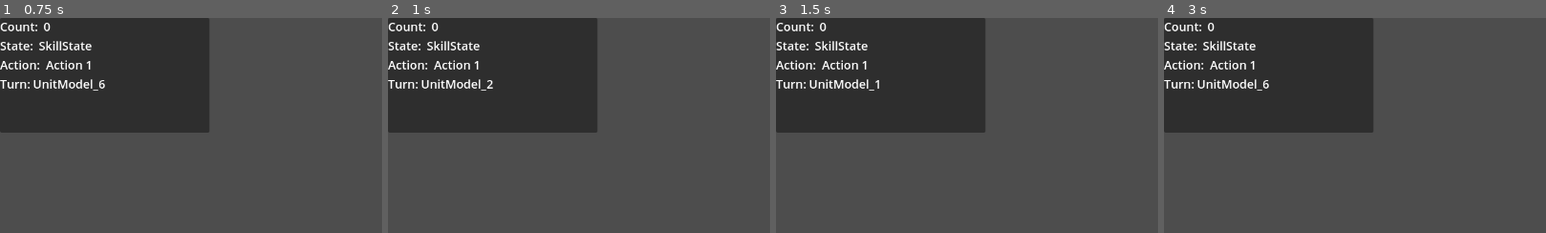
Above: before the commit, frames 1-4 (left to right).
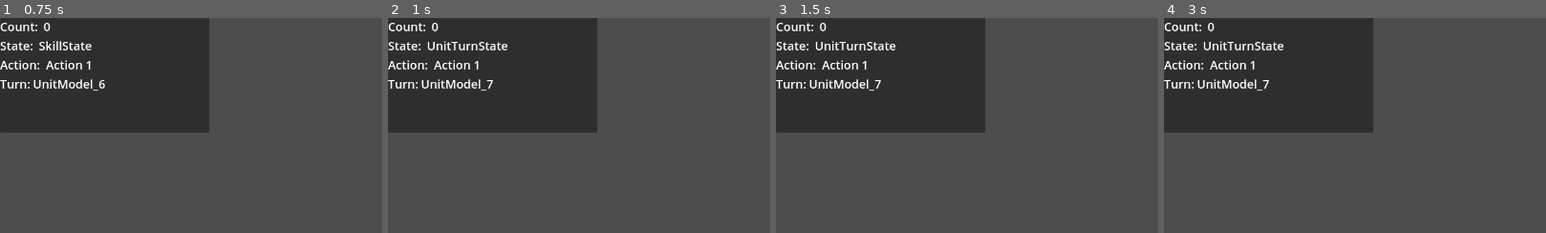
Above: after the commit, the same moments.

Repository: Comotcaiten/re_turnbase_project
Game: Godot game, scene res://test/level_testing.tscn
Same seed, same stepped clock (60 frames per second), same inputs: the game is played once before the commit and once after it.
Inputs:
- Up to frame 1 (0.75 s): tap Enter (ui_accept) at 0.5, 0.6 s; hold Right (ui_right) from 0.53 s (still down)
- Up to frame 2 (1 s): keep holding Right (ui_right); tap Enter (ui_accept) at 0.77 s
- Up to frame 3 (1.5 s): tap Enter (ui_accept) at 1.07, 1.25, 1.35 s; release Right (ui_right) at 1.28 s; hold Left (ui_left) from 1.28 s (still down)
- Up to frame 4 (3 s): tap Enter (ui_accept) at 1.52, 1.82, 2, 2.1, 2.75, 2.85 s; release Left (ui_left) at 2.03 s; hold Right (ui_right) 2.03-2.78 s; hold Up (ui_up) from 2.78 s (still down)
The pictures show only the part of the screen within x 0-50%, y 0-50%; the shares and areas given below are measured in that part.

Frame 1 is identical in both runs. In frame 2, 0.6% of the frame differs, in the area x 10-32%, y 10-33%; in frame 3, 0.6%; in frame 4, 0.6%.

Commit message:
update enemy can use skill

Diff:
--- a/asset/character_base/Character B.tres
+++ b/asset/character_base/Character B.tres
@@ -7,7 +7,7 @@
 script = ExtResource("1_w0ldu")
 name = "Character B"
 element = 0
-max_health = 0
+max_health = 100
 attack_physical = 4
 attack_magic = 4
 defense_physical = 8
--- a/asset/character_base/IronLion.tres
+++ b/asset/character_base/IronLion.tres
@@ -1,7 +1,8 @@
-[gd_resource type="Resource" script_class="CharacterBase" load_steps=3 format=3 uid="uid://doboyyijgqmvw"]
+[gd_resource type="Resource" script_class="CharacterBase" load_steps=4 format=3 uid="uid://doboyyijgqmvw"]
 
 [ext_resource type="Script" path="res://src/base/CharacterBase.gd" id="1_rm083"]
 [ext_resource type="Script" path="res://src/base/SkillBase.gd" id="2_x5t28"]
+[ext_resource type="Resource" uid="uid://ch1ps3ty6fyhv" path="res://asset/skill_base/test_A.tres" id="3_vrxry"]
 
 [resource]
 script = ExtResource("1_rm083")
@@ -12,5 +13,5 @@
 attack_magic = 5
 defense_physical = 20
 defense_magic = 5
-speed = 15
-skills = Array[ExtResource("2_x5t28")]([])
+speed = 50
+skills = Array[ExtResource("2_x5t28")]([ExtResource("3_vrxry")])
--- a/asset/skill_base/test_A.tres
+++ b/asset/skill_base/test_A.tres
@@ -35,6 +35,6 @@
 name = "Skill_A"
 element = 0
 target_type = 1
-target_mode = 0
+target_mode = 1
 components = Array[ExtResource("1_3wey6")]([SubResource("Resource_dltp5")])
 break_point = 1
--- a/src/controllers/BattleSystemController.gd
+++ b/src/controllers/BattleSystemController.gd
@@ -88,22 +88,15 @@
 
 # State
 func perform_start_state():
+	print("<<<<<<<<<<<< Start GAME >>>>>>>>>>>>>>")
 	state = State.StartCycleState
 	pass
 
 func perform_start_cycle_state():
-	if is_units_group_fainted():
-		state = State.EndState
-		return
-
 	state = State.UnitTurnState
 	pass
 
 func perform_unit_turn_state():
-	if is_units_group_fainted():
-		state = State.EndState
-		return
-
 	if turn_queue[current_queue].is_player:
 		print("[Player]")
 		state = State.ActionState
@@ -111,7 +104,8 @@
 		# Nếu không phải player thì thực hiện các hành động
 		print("[Enemy]")
 		# state = State.EndState
-		get_next_turn()
+		# get_next_turn()
+		skill_sytem_controller.perfrom_random_skill(current_unit)
 	return
 
 func perform_action_state():
@@ -123,9 +117,7 @@
 	pass
 
 func perform_after_every_thing():
-	if is_units_group_fainted():
-		state = State.EndState
-		return
+	is_units_group_fainted()
 	get_next_turn()
 	return
 
@@ -135,9 +127,7 @@
 		return
 
 	# Check xem các tất cả unit của các group có bị fainted hết không
-	if is_units_group_fainted():
-		state = State.EndState
-		return
+	is_units_group_fainted()
 
 	count_cycle += 1
 	reset_cycle()
@@ -153,6 +143,7 @@
 func is_units_group_fainted() -> bool:
 	for values in db_groups_unit.db.values():
 		if values.is_fainted():
+			state = State.EndState
 			return true
 	return false
 
--- a/src/controllers/SkillSystemController.gd
+++ b/src/controllers/SkillSystemController.gd
@@ -107,23 +107,25 @@
 	perform_select_target(current_skill_select, _source)
 
 	if Input.is_action_just_pressed("ui_accept"):
-		if current_skill_select != null:
-			print(current_skill_select.skill_base.name, " Accept")
-			print(current_skill_select.run(group_current_target, _source, battle_system_controller))
-			print("Run Done")
-		else:
-			print("Skill Null")
-		perform_after()
+		perform_run_skill(_source)
 
-func perform_after():
+func perform_run_skill(_source: UnitModel):
+	if current_skill_select != null:
+		current_skill_select.run(group_current_target, _source, battle_system_controller)
+	else:
+		print("Skill null")
+
+	reset_perform()
 	battle_system_controller.perform_after_every_thing()
-	battle_system_controller.enemy_unit_group_model.health_info()
 
 func perform_select_target(_skill: SkillModel, _source: UnitModel):
 	if _skill == null or _source == null:
 		return
 
 	get_group_target(_skill, _source)
+
+	if group_current_target == []:
+		get_group_target_select(_skill, _source)
 
 	if Input.is_action_just_pressed("ui_left"):
 		set_current_target(current_target - 1)
@@ -144,3 +146,30 @@
 	if battle_system_controller.db_groups_unit.get_val(_id) == null:
 		return []
 	return battle_system_controller.db_groups_unit.get_val(_id).group
+
+func get_random_skill(_source: UnitModel) -> SkillModel:
+	if _source.skills.is_empty():
+		return null
+	return _source.skills[randi() % _source.skills.size()]
+
+func get_random_current_target() -> int:
+	if group_target.size() <= 0:
+		return 0
+	return randi() % group_target.size()
+
+func perfrom_random_skill(_source: UnitModel):
+	current_skill_select = get_random_skill(_source)
+	if current_skill_select == null or _source == null:
+		return
+
+	# if Input.is_action_just_pressed("ui_up"):
+	print(_source.name, " use skill ", current_skill_select.skill_base.name)
+	perform_random_target(current_skill_select, _source)
+	perform_run_skill(_source)
+	return
+
+func perform_random_target(_skill: SkillModel, _source: UnitModel):
+	get_group_target(_skill, _source)
+	set_current_target(get_random_current_target())
+	get_group_target_select(_skill, _source)
+	return
--- a/src/models/UnitGroupModel.gd
+++ b/src/models/UnitGroupModel.gd
@@ -37,5 +37,6 @@
   return true
 
 func health_info():
+  print("<<<<[", id, "]>>>>")
   for unit in group:
     print(unit.name, ": HP[", unit.health, "/", unit.max_health)
